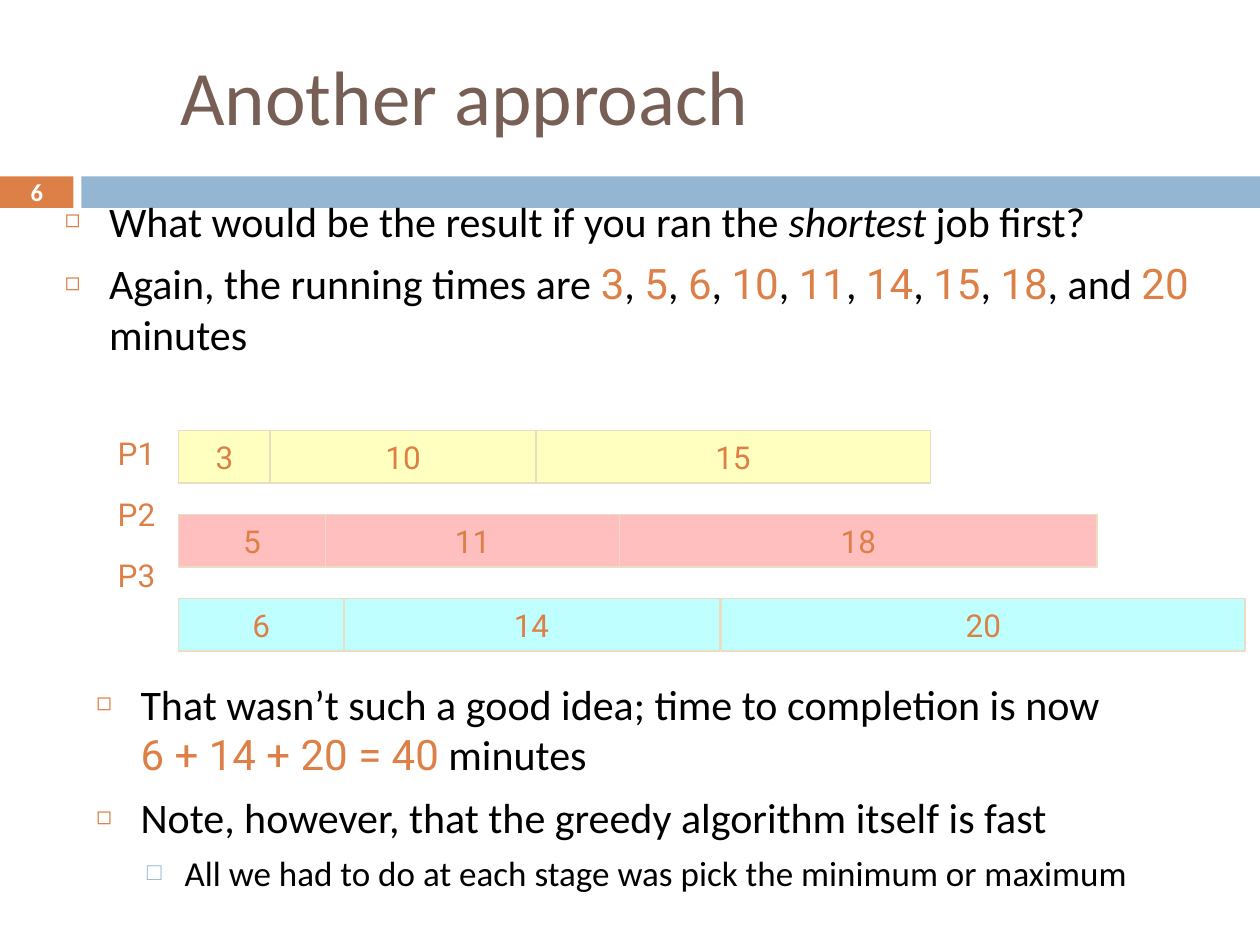
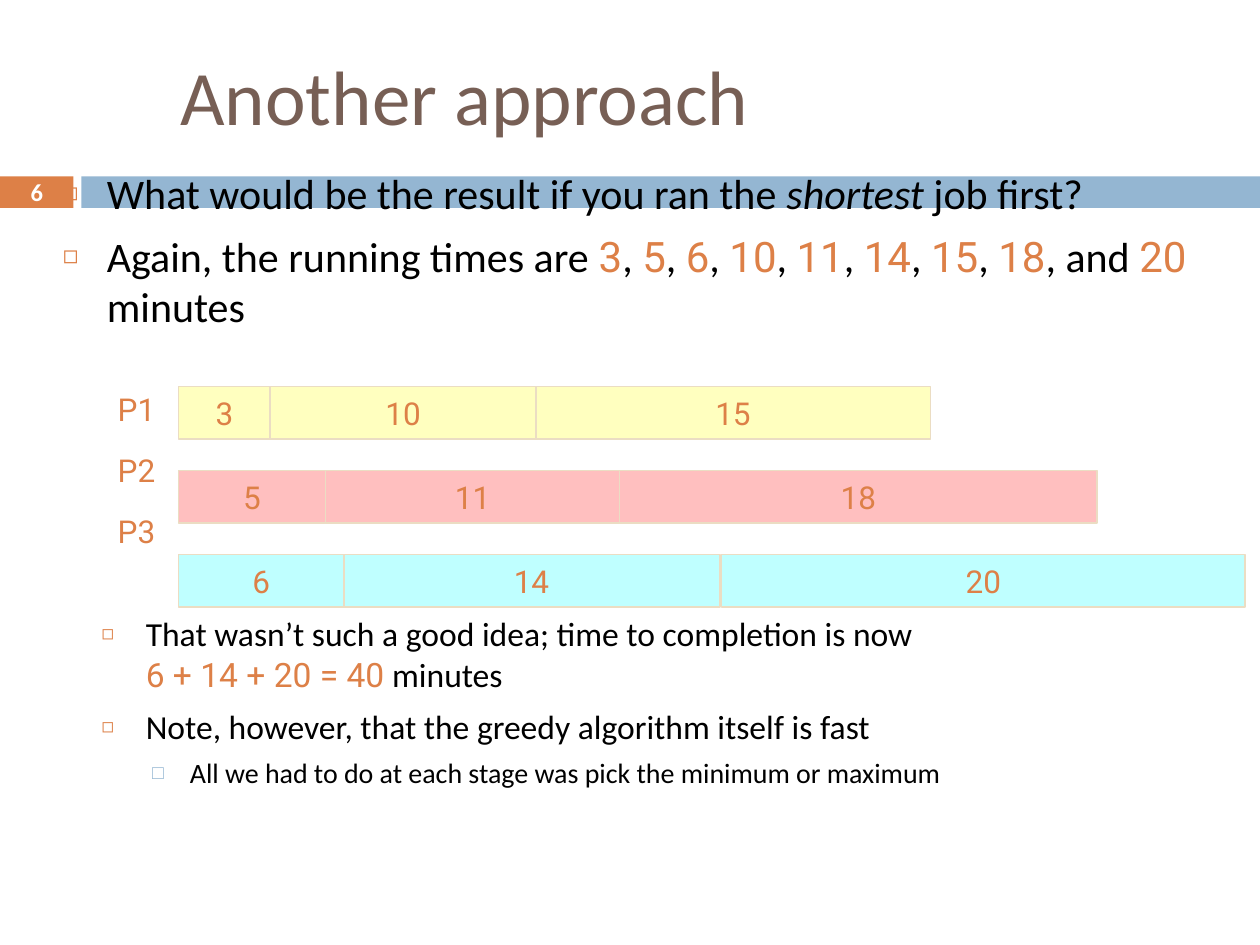
Before and after one commit to sundyCoder/CSK, a slide deck: slide 6 of 3@CSDS/PPT/3@gredy_algorithm.pptx. Drawn at 1260x945 pixels with LibreOffice and Linux fonts; fonts in the diff are those of the drawing. Boxes give left, top, right and bottom in pixels: in the first picture for what was removed or moved away, otherwise in the second. Text is boxed around its words. In the diff, an @@ line names an element or a change of style, - is before the commit and + after.

Commit message:
update ppt

```diff
--- a/3@CSDS/PPT/3@gredy_algorithm.pptx
+++ b/3@CSDS/PPT/3@gredy_algorithm.pptx
@@ text "What would be the result ..." moved from (x1=109, y1=202, x2=1188, y2=351) to (x1=107, y1=175, x2=1186, y2=323) @@
@@ 10 texts, 9 freeform shapes moved together from (x1=118, y1=431, x2=1246, y2=651) to (x1=118, y1=387, x2=1246, y2=607) @@
@@ text "That wasn’t such a good ..." moved from (x1=141, y1=690, x2=1126, y2=892) to (x1=146, y1=622, x2=940, y2=788) @@
@@ text "That wasn’t such a good ..." at (x1=146, y1=622, x2=940, y2=788): size 24 to 19.2 pt in "That wasn’t such a good idea; time ...", "Note, however, that the greedy algorithm itself ..."; size 20 to 16 pt in "All we had to do at each ..." @@
```
Also in this commit, not shown: 3 other slides changed.
